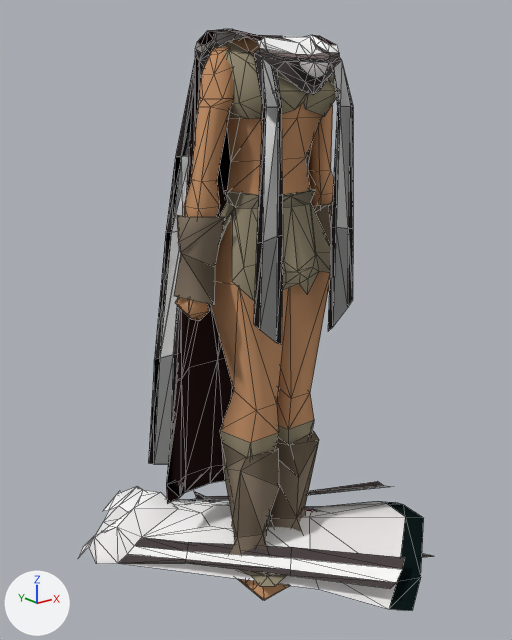
Two versions of the Blender file server/data/models/untitled.blend, one commit apart.
Rendered twice from a camera (50 mm lens) standing at (-1.037, -1.25, 1.142) and looking at (-0.003, 0.041, 0.626). The axes (+X, +Y, +Z) are drawn at lower left. The lights are the same throughout. The picture after the commit comes second. Mesh edges are drawn as thin lines.

Objects in the first picture: 'blank_sc_drop', 'blank_sc_equip', 'desert_bottom_equip', 'desert_gloves_equip', 'desert_shoes_equip', 'desert_top_drop', 'desert_top_equip', 'drop'.
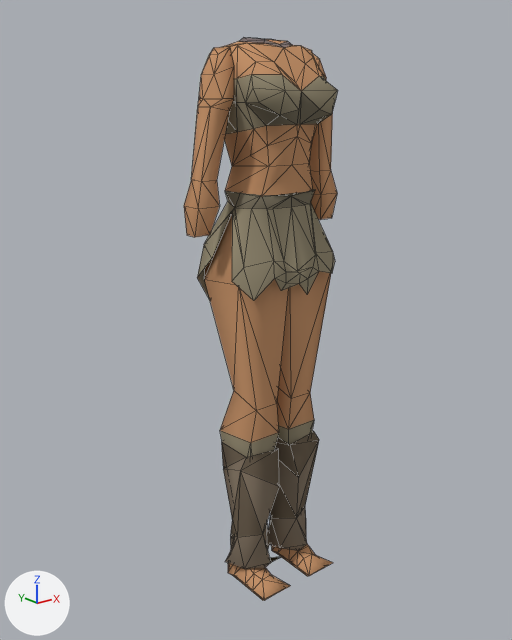
The change, as a list of edits to the scene's bpy script:
```text
Change me_equip_female_002:
    used by ob_desert_top_equip; location = (0.0, 0.0, 0.0)
    remove me_equip_female_002.from_pydata(...)  # 140 vertices, 212 faces; spans x -0.203..0.203, y -0.125..0.078, z 0.859..1.266
    add me_equip_female_002.from_pydata(...)  # 138 vertices, 256 faces; spans x -0.203..0.203, y -0.137..0.086, z 0.859..1.266
    me_equip_female_002 part 1
    68 vertices are removed from x -0.125..0.125, y -0.125..0.078, z 0.941..1.257
    97 faces are deleted
    3 vertices move from x -0.09..0.0, y -0.125..-0.047, z 1.156..1.229 to x -0.047..0.0, y -0.047..0.047, z 1.242..1.258
    69 vertices are added at x -0.125..0.125, y -0.137..0.086, z 0.942..1.258
    37 new faces join them, mat_osrs_22 (yellow #998f77)
    82 new faces join them, mat_osrs_4550 (orange #c9966d)
    13 new faces join them, mat_osrs_24 (brown #797160)
    8 new faces join them, mat_osrs_57 (grey #8c7f7e)
    2 new faces join them, mat_osrs_49 (grey #7c706f)
    me_equip_female_002 part 2: 1 face spanning x -0.047..-0.031, y -0.023..0.047, z 1.258..1.266 switches from mat_osrs_4550 (orange #c9966d) to mat_osrs_49 (grey #7c706f)
    other edits to the shape of me_equip_female_002 do not show in these pictures
    add me_equip_female_002.materials.append(mat_osrs_24)  # brown #797160
    add me_equip_female_002.materials.append(mat_osrs_57)  # grey #8c7f7e
    add me_equip_female_002.materials.append(mat_osrs_49)  # grey #7c706f
Change me_equip_female:
    used by ob_desert_bottom_equip; location = (0.0, 0.0, 0.0)
    remove me_equip_female.from_pydata(...)  # 87 vertices, 138 faces; spans x -0.154..0.154, y -0.109..0.117, z 0.133..0.945
    add me_equip_female.from_pydata(...)  # 92 vertices, 149 faces; spans x -0.154..0.154, y -0.109..0.131, z 0.133..0.945
    me_equip_female part 3
    7 vertices move from x -0.141..0.133, y 0.07..0.117, z 0.741..0.797 to x -0.148..0.146, y 0.07..0.131, z 0.741..0.818
    5 vertices are added at (0.0, 0.101, 0.78), (0.107, 0.1, 0.782), (-0.107, 0.1, 0.782), (0.049, 0.046, 0.906), (-0.049, 0.046, 0.906)
    11 new faces join them, mat_osrs_4550 (orange #c9966d)
Change ob_drop:
    add ob_drop.hide_viewport = True
Change ob_blank_sc_drop:
    add ob_blank_sc_drop.hide_viewport = True
Change ob_blank_sc_equip:
    add ob_blank_sc_equip.hide_viewport = True
Change ob_desert_gloves_equip:
    add ob_desert_gloves_equip.hide_viewport = True
Change ob_desert_top_drop:
    add ob_desert_top_drop.hide_viewport = True
```

Location of each change, (x1, y1, x2, y2) in pixels of the pictures (512 x 640 px; the box of a moved part takes in the faces that stretch with it):
'blank_sc_equip', hidden: before (148, 29, 353, 504)
'desert_bottom_equip', reshaped: before (211, 188, 331, 467); after (197, 189, 335, 467)
'blank_sc_drop', hidden: before (78, 481, 424, 611)
'desert_top_equip', reshaped: before (184, 37, 339, 217); after (184, 38, 338, 237)
'desert_gloves_equip', hidden: before (174, 203, 332, 321)
'desert_top_drop', hidden: before (237, 569, 286, 586)
'drop', hidden (mostly hidden): before (194, 491, 432, 558)
part 1 of me_equip_female_002, moved or reshaped: before (219, 37, 339, 195); after (223, 38, 338, 197)
part 2 of me_equip_female_002, recoloured: before (244, 38, 258, 52); after (240, 38, 262, 41)
part 3 of me_equip_female, moved or reshaped (mostly hidden before): before (219, 202, 235, 244); after (197, 202, 235, 300)
